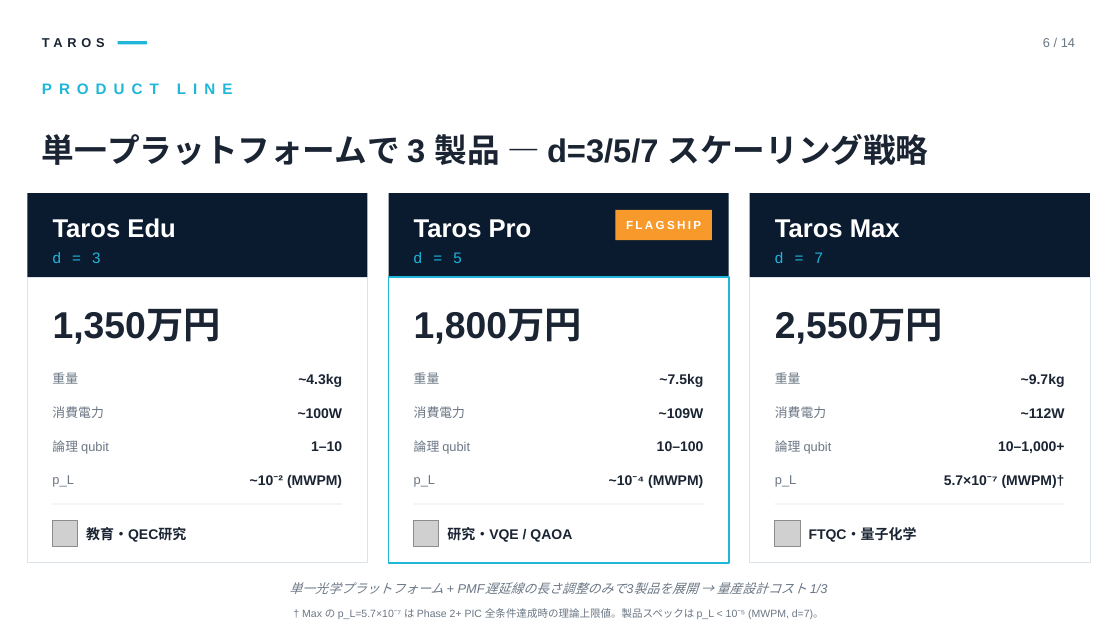
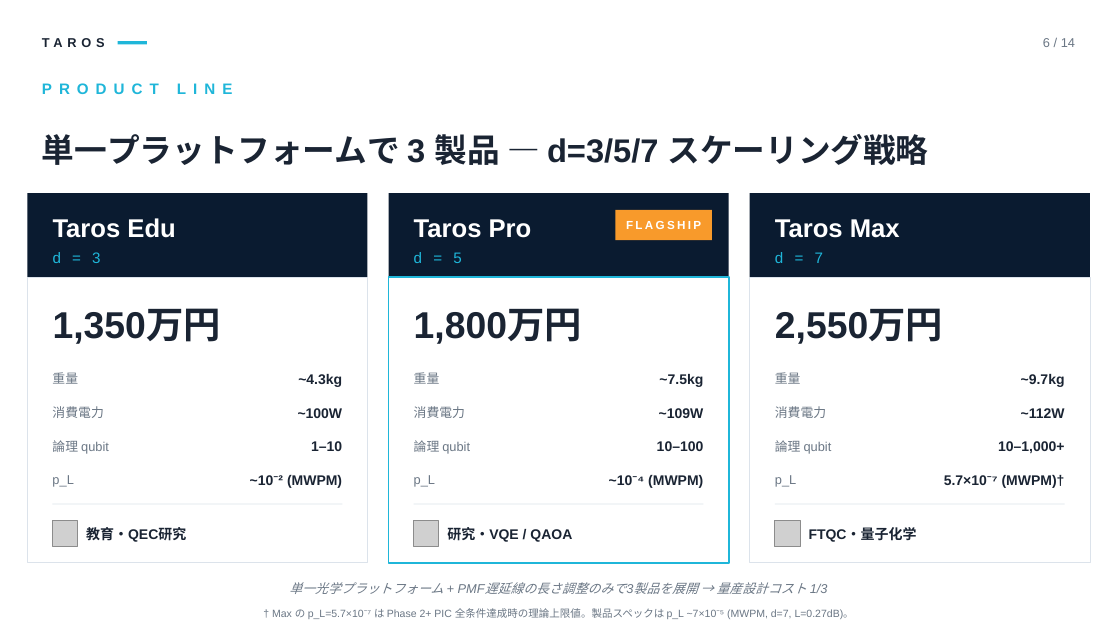
Before and after one commit to TomohiroTani28/Taros, a slide deck: slide 6 of assets/TAROS_Investor_Pitch_Revised.pptx. Drawn at 1120x630 pixels with LibreOffice and Linux fonts; fonts in the diff are those of the drawing; grey boxes stand for pictures. Boxes give left, top, right and bottom in pixels: in the first picture for what was removed or moved away, otherwise in the second. Text is boxed around its words. In the diff, an @@ line names an element or a change of style, - is before the commit and + after.

```diff
--- a/assets/TAROS_Investor_Pitch_Revised.pptx
+++ b/assets/TAROS_Investor_Pitch_Revised.pptx
@@ text at [272,608,854,619]: text changed @@
-† Max の p_L=5.7×10⁻⁷ は Phase 2+ PIC 全条件達成時の理論上限値。製品スペックは p_L < 10⁻⁵ (MWPM, d=7)。
+† Max の p_L=5.7×10⁻⁷ は Phase 2+ PIC 全条件達成時の理論上限値。製品スペックは p_L ~7×10⁻⁵ (MWPM, d=7, L=0.27dB)。
```
Also in this commit, not shown: 7 other slides changed, 2 other files.
